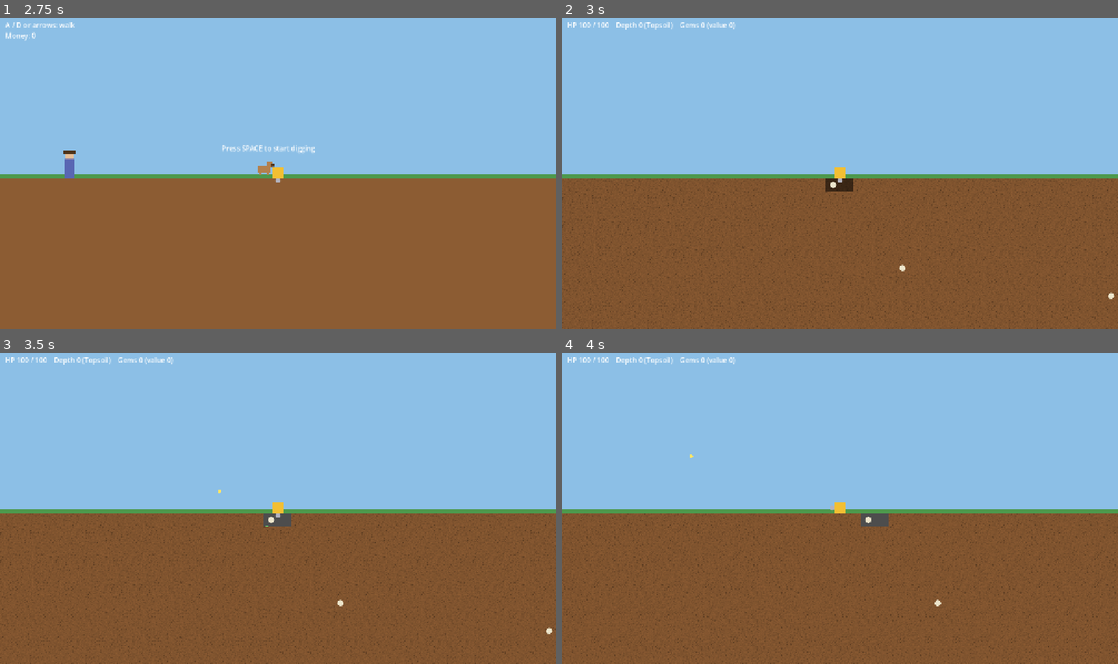
Above: before the commit, frames 1-4 (two rows, left to right).
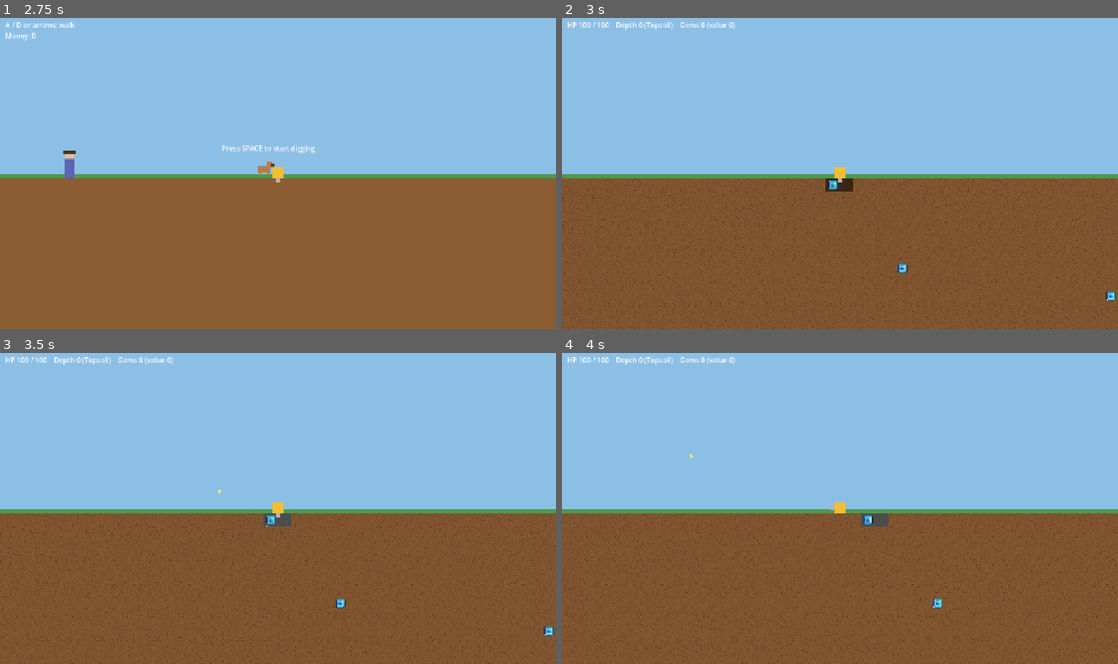
Above: after the commit, the same moments.

Repository: tygedavis/game-jam-2
Game: Godot game, scene res://scenes/surface.tscn
The game is run twice, just before and just after one commit, with the same random seed, the same clock (stepped at 60 frames per second) and the same inputs.
Inputs (mouse positions are in pixels of both pictures, inside the frame that each line leads up to):
- Up to frame 1 (2.75 s): tap Enter at 0.5, 0.6 s; move the mouse to (400, 157) at 0.52 s; hold Right (ui_right) 0.53-1.25 s; click (400, 157) at 0.67 s; tap Space at 0.77, 2 s; drag from (166, 189) to (250, 235) at 1.27 s; move the mouse to (333, 105) at 2.02 s; hold Right (ui_right) from 2.03 s (still down); tap 1 at 2.1 s
- Up to frame 2 (3 s): release Right (ui_right) at 2.75 s; tap Space at 2.75 s; drag from (812, 235) to (673, 126) at 2.77 s
- Up to frame 3 (3.5 s): no input
- Up to frame 4 (4 s): tap Space at 3.5, 3.77 s; move the mouse to (1006, 555) at 3.52 s; hold Left (ui_left) from 3.53 s (still down); tap Enter at 3.6 s

Frame 1 is identical in both runs. In frame 2, 0.2% of the frame differs, in the area x 47-100%, y 52-92%; in frame 3, 0.2%; in frame 4, 0.1%.

Commit message:
Gems
Added blue green orange and pink gems in place of trinkets. Deleted trinket assets

Diff:
--- /dev/null
+++ b/data/gems/bgem.tres
@@ -0,0 +1,12 @@
+[gd_resource type="Resource" script_class="GemDef" format=3 uid="uid://dtujcc7388x7w"]
+
+[ext_resource type="Script" uid="uid://c0r1u8or718xh" path="res://scripts/data/gem_def.gd" id="1"]
+[ext_resource type="Texture2D" uid="uid://vrm3i3ux15u5" path="res://assets/sprites/gem3-sheet.png" id="2_6vtiv"]
+
+[resource]
+script = ExtResource("1")
+display_name = "Old Bone"
+durability = 10.0
+weight = 6.0
+sprite = ExtResource("2_6vtiv")
+color = Color(0.93, 0.9, 0.8, 1)
--- a/data/gems/bone.tres
+++ /dev/null
@@ -1,14 +0,0 @@
-[gd_resource type="Resource" script_class="GemDef" load_steps=3 format=3]
-
-[ext_resource type="Texture2D" path="res://assets/sprites/trinket_bone.png" id="tex"]
-[ext_resource type="Script" path="res://scripts/data/gem_def.gd" id="1"]
-
-[resource]
-script = ExtResource("1")
-display_name = "Old Bone"
-value = 1
-weight = 6.0
-durability = 10.0
-min_layer = 0
-color = Color(0.93, 0.9, 0.8, 1)
-sprite = ExtResource("tex")
--- a/data/gems/coin.tres
+++ /dev/null
@@ -1,14 +0,0 @@
-[gd_resource type="Resource" script_class="GemDef" load_steps=3 format=3]
-
-[ext_resource type="Texture2D" path="res://assets/sprites/trinket_coin.png" id="tex"]
-[ext_resource type="Script" path="res://scripts/data/gem_def.gd" id="1"]
-
-[resource]
-script = ExtResource("1")
-display_name = "Lost Coin"
-value = 5
-weight = 3.0
-durability = 15.0
-min_layer = 0
-color = Color(0.95, 0.8, 0.2, 1)
-sprite = ExtResource("tex")
--- a/data/gems/fossil.tres
+++ /dev/null
@@ -1,14 +0,0 @@
-[gd_resource type="Resource" script_class="GemDef" load_steps=3 format=3]
-
-[ext_resource type="Texture2D" path="res://assets/sprites/trinket_fossil.png" id="tex"]
-[ext_resource type="Script" path="res://scripts/data/gem_def.gd" id="1"]
-
-[resource]
-script = ExtResource("1")
-display_name = "Fossil"
-value = 15
-weight = 3.0
-durability = 30.0
-min_layer = 1
-color = Color(0.7, 0.65, 0.55, 1)
-sprite = ExtResource("tex")
--- a/data/gems/gem.tres
+++ /dev/null
@@ -1,14 +0,0 @@
-[gd_resource type="Resource" script_class="GemDef" load_steps=3 format=3]
-
-[ext_resource type="Texture2D" path="res://assets/sprites/trinket_gem.png" id="tex"]
-[ext_resource type="Script" path="res://scripts/data/gem_def.gd" id="1"]
-
-[resource]
-script = ExtResource("1")
-display_name = "Gem"
-value = 50
-weight = 1.0
-durability = 60.0
-min_layer = 2
-color = Color(0.4, 0.9, 0.95, 1)
-sprite = ExtResource("tex")
--- /dev/null
+++ b/data/gems/ggem.tres
@@ -0,0 +1,14 @@
+[gd_resource type="Resource" script_class="GemDef" format=3 uid="uid://dwb74jqv3io7k"]
+
+[ext_resource type="Script" uid="uid://c0r1u8or718xh" path="res://scripts/data/gem_def.gd" id="1"]
+[ext_resource type="Texture2D" uid="uid://blly7bnu84dqg" path="res://assets/sprites/gem2.png" id="2_770d0"]
+
+[resource]
+script = ExtResource("1")
+display_name = "Fossil"
+value = 15
+durability = 30.0
+weight = 3.0
+min_layer = 1
+sprite = ExtResource("2_770d0")
+color = Color(0.7, 0.65, 0.55, 1)
--- /dev/null
+++ b/data/gems/ogem.tres
@@ -0,0 +1,12 @@
+[gd_resource type="Resource" script_class="GemDef" format=3 uid="uid://c8xl7surtiwtm"]
+
+[ext_resource type="Script" uid="uid://c0r1u8or718xh" path="res://scripts/data/gem_def.gd" id="1"]
+[ext_resource type="Texture2D" uid="uid://dsq8y834cnckw" path="res://assets/sprites/trinket_bone.png" id="2_qkx1t"]
+
+[resource]
+script = ExtResource("1")
+value = 50
+durability = 60.0
+min_layer = 2
+sprite = ExtResource("2_qkx1t")
+color = Color(0.4, 0.9, 0.95, 1)
--- /dev/null
+++ b/data/gems/pgem.tres
@@ -0,0 +1,13 @@
+[gd_resource type="Resource" script_class="GemDef" format=3 uid="uid://dj4qiei5lxypq"]
+
+[ext_resource type="Script" uid="uid://c0r1u8or718xh" path="res://scripts/data/gem_def.gd" id="1"]
+[ext_resource type="Texture2D" uid="uid://dofcxq3abw51a" path="res://assets/sprites/gem5.png" id="2_7cu62"]
+
+[resource]
+script = ExtResource("1")
+display_name = "Lost Coin"
+value = 5
+durability = 15.0
+weight = 3.0
+sprite = ExtResource("2_7cu62")
+color = Color(0.95, 0.8, 0.2, 1)
--- a/project.godot
+++ b/project.godot
@@ -26,6 +26,10 @@
 window/size/viewport_height=720
 window/stretch/mode="canvas_items"
 
+[dotnet]
+
+project/assembly_name="game-jam-2"
+
 [rendering]
 
 renderer/rendering_method="gl_compatibility"
--- a/scenes/main.tscn
+++ b/scenes/main.tscn
@@ -1,45 +1,39 @@
-[gd_scene load_steps=19 format=3]
+[gd_scene format=3 uid="uid://bpbgft2hr0g4g"]
 
-[ext_resource type="Script" path="res://scripts/main.gd" id="1"]
-[ext_resource type="Script" path="res://scripts/terrain.gd" id="2"]
-[ext_resource type="Script" path="res://scripts/drill.gd" id="3"]
-[ext_resource type="Script" path="res://scripts/auto_sprite.gd" id="sprite_script"]
-[ext_resource type="Texture2D" path="res://assets/sprites/drill.png" id="drill_tex"]
-
-[ext_resource type="Script" path="res://scripts/data/layer_def.gd" id="6"]
-[ext_resource type="Script" path="res://scripts/data/terrain_profile.gd" id="7"]
-[ext_resource type="Resource" path="res://data/terrain_profile.tres" id="8"]
+[ext_resource type="Script" uid="uid://fc5ae1av5d2p" path="res://scripts/main.gd" id="1"]
+[ext_resource type="Script" uid="uid://dp6bih3j7n3o6" path="res://scripts/terrain.gd" id="2"]
+[ext_resource type="Script" uid="uid://ce0fo7ni15yr4" path="res://scripts/drill.gd" id="3"]
 [ext_resource type="Resource" path="res://data/layers/layer_1.tres" id="4"]
 [ext_resource type="Resource" path="res://data/layers/layer_2.tres" id="5"]
+[ext_resource type="Script" uid="uid://yplwgc13i5f6" path="res://scripts/data/layer_def.gd" id="6"]
+[ext_resource type="Resource" path="res://data/terrain_profile.tres" id="8"]
+[ext_resource type="Script" uid="uid://6sbjwlg7qodw" path="res://scripts/data/enemy_def.gd" id="9"]
+[ext_resource type="Resource" path="res://data/enemies/burrower.tres" id="10"]
+[ext_resource type="Script" uid="uid://c0r1u8or718xh" path="res://scripts/data/gem_def.gd" id="16"]
+[ext_resource type="Resource" uid="uid://dtujcc7388x7w" path="res://data/gems/bgem.tres" id="17"]
+[ext_resource type="Resource" uid="uid://dj4qiei5lxypq" path="res://data/gems/pgem.tres" id="18"]
+[ext_resource type="Resource" uid="uid://dwb74jqv3io7k" path="res://data/gems/ggem.tres" id="19"]
+[ext_resource type="Resource" uid="uid://c8xl7surtiwtm" path="res://data/gems/ogem.tres" id="20"]
+[ext_resource type="Resource" path="res://data/item_catalog.tres" id="catalog"]
+[ext_resource type="Texture2D" uid="uid://wc6t8bq4albj" path="res://assets/sprites/drill.png" id="drill_tex"]
+[ext_resource type="Script" uid="uid://cyvk3cyddj46u" path="res://scripts/auto_sprite.gd" id="sprite_script"]
 
-[ext_resource type="Script" path="res://scripts/data/enemy_def.gd" id="9"]
-[ext_resource type="Resource" path="res://data/enemies/burrower.tres" id="10"]
+[node name="Main" type="Node2D" unique_id=1246000161]
+script = ExtResource("1")
+enemy_defs = Array[ExtResource("9")]([ExtResource("10")])
+catalog = ExtResource("catalog")
 
-
-[ext_resource type="Script" path="res://scripts/data/gem_def.gd" id="16"]
-[ext_resource type="Resource" path="res://data/gems/bone.tres" id="17"]
-[ext_resource type="Resource" path="res://data/gems/coin.tres" id="18"]
-[ext_resource type="Resource" path="res://data/gems/fossil.tres" id="19"]
-[ext_resource type="Resource" path="res://data/gems/gem.tres" id="20"]
-
-[ext_resource type="Resource" path="res://data/item_catalog.tres" id="catalog"]
-
-[node name="Main" type="Node2D"]
-script = ExtResource("1")
-catalog = ExtResource("catalog")
-enemy_defs = Array[ExtResource("9")]([ExtResource("10")])
-
-[node name="Terrain" type="Node2D" parent="."]
+[node name="Terrain" type="Node2D" parent="." unique_id=186850467]
 script = ExtResource("2")
 profile = ExtResource("8")
+overrides = Array[ExtResource("6")]([ExtResource("4"), ExtResource("5")])
 gem_defs = Array[ExtResource("16")]([ExtResource("17"), ExtResource("18"), ExtResource("19"), ExtResource("20")])
-overrides = Array[ExtResource("6")]([ExtResource("4"), ExtResource("5")])
 
-[node name="Drill" type="Node2D" parent="."]
+[node name="Drill" type="Node2D" parent="." unique_id=2016255497]
 script = ExtResource("3")
 
-[node name="Sprite" type="Sprite2D" parent="Drill"]
+[node name="Sprite" type="Sprite2D" parent="Drill" unique_id=2065817877]
+texture = ExtResource("drill_tex")
 script = ExtResource("sprite_script")
-texture = ExtResource("drill_tex")
 
-[node name="Camera2D" type="Camera2D" parent="."]
+[node name="Camera2D" type="Camera2D" parent="." unique_id=1165261721]
--- a/scenes/surface.tscn
+++ b/scenes/surface.tscn
@@ -1,29 +1,31 @@
-[gd_scene load_steps=7 format=3]
+[gd_scene format=3 uid="uid://cp14h4fbdr4bi"]
 
-[ext_resource type="Script" path="res://scripts/surface.gd" id="1"]
-[ext_resource type="Script" path="res://scripts/auto_sprite.gd" id="sprite_script"]
-[ext_resource type="Texture2D" path="res://assets/sprites/drill.png" id="drill_tex"]
-[ext_resource type="Texture2D" path="res://assets/sprites/owner.png" id="owner_tex"]
-[ext_resource type="Texture2D" path="res://assets/sprites/dog.png" id="dog_tex"]
+[ext_resource type="Script" uid="uid://ddo84qutc2hiu" path="res://scripts/surface.gd" id="1"]
 [ext_resource type="Resource" path="res://data/item_catalog.tres" id="catalog"]
+[ext_resource type="Texture2D" uid="uid://ebrxxkupao7i" path="res://assets/sprites/dog.png" id="dog_tex"]
+[ext_resource type="Texture2D" uid="uid://wc6t8bq4albj" path="res://assets/sprites/drill.png" id="drill_tex"]
+[ext_resource type="Texture2D" uid="uid://cn84kgevlfs7x" path="res://assets/sprites/owner.png" id="owner_tex"]
+[ext_resource type="Script" uid="uid://cyvk3cyddj46u" path="res://scripts/auto_sprite.gd" id="sprite_script"]
 
-[node name="Surface" type="Node2D"]
+[node name="Surface" type="Node2D" unique_id=2143437769]
 script = ExtResource("1")
 catalog = ExtResource("catalog")
 
-[node name="Drill" type="Sprite2D" parent="."]
+[node name="Drill" type="Sprite2D" parent="." unique_id=1118353064]
 position = Vector2(640, 360)
+texture = ExtResource("drill_tex")
 script = ExtResource("sprite_script")
-texture = ExtResource("drill_tex")
 
-[node name="Owner" type="Sprite2D" parent="."]
+[node name="Owner" type="Sprite2D" parent="." unique_id=870689793]
 position = Vector2(160, 372)
+texture = ExtResource("owner_tex")
+offset = Vector2(0, -31)
 script = ExtResource("sprite_script")
-texture = ExtResource("owner_tex")
 anchor_bottom = true
 
-[node name="Dog" type="Sprite2D" parent="."]
+[node name="Dog" type="Sprite2D" parent="." unique_id=2043927370]
 position = Vector2(300, 366)
+texture = ExtResource("dog_tex")
+offset = Vector2(0, -16)
 script = ExtResource("sprite_script")
-texture = ExtResource("dog_tex")
 anchor_bottom = true
Binary file added: assets/sprites/gem2.png
Not shown, changed: assets/sprites/gem2.png.import
Binary file added: assets/sprites/gem3-sheet.png
Not shown, changed: assets/sprites/gem3-sheet.png.import
Binary file added: assets/sprites/gem5.png
Not shown, changed: assets/sprites/gem5.png.import
Binary file changed: assets/sprites/trinket_bone.png
Not shown, changed: assets/sprites/trinket_bone.png.import
Binary file removed: assets/sprites/trinket_coin.png
Binary file removed: assets/sprites/trinket_fossil.png
Binary file removed: assets/sprites/trinket_gem.png
